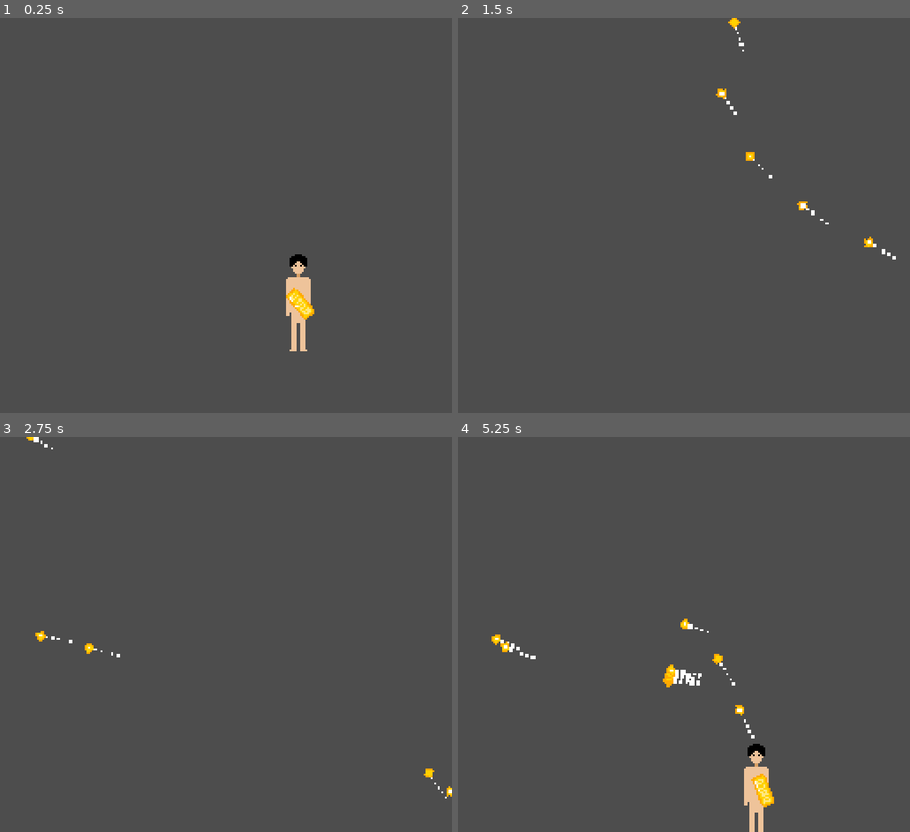
Above: before the commit, frames 1-4 (two rows, left to right).
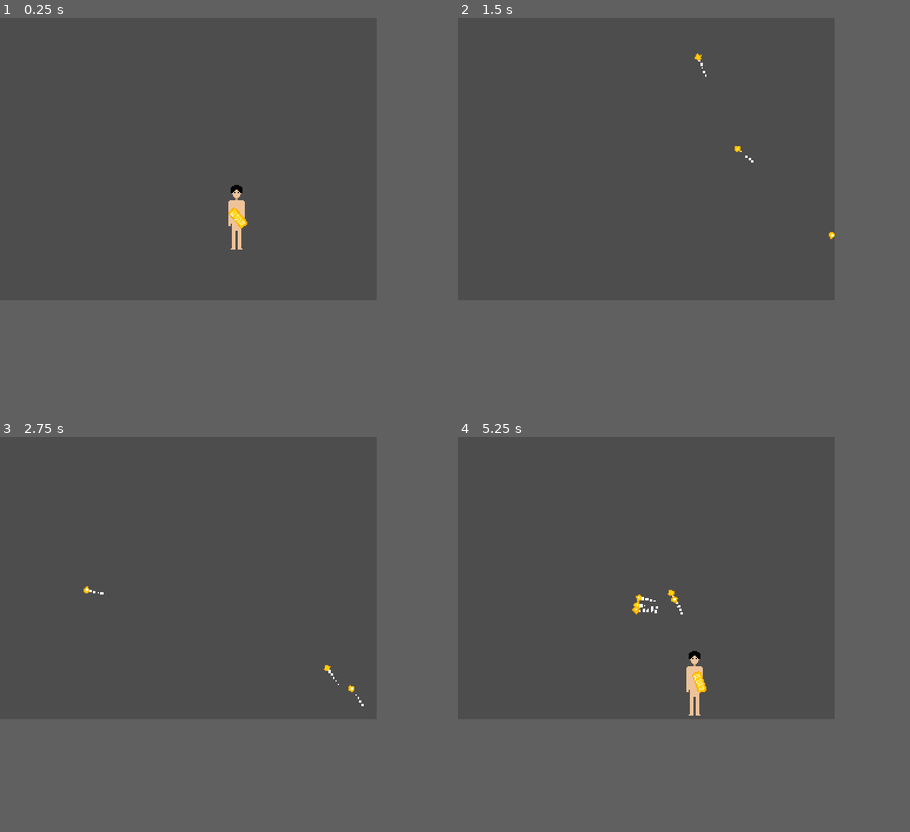
Above: after the commit, the same moments.

Repository: meliyn/fanghuo-rpg
Game: Godot game, scene res://src/maps/main.tscn
Two runs of this game, one before a commit and one after it. Both use one fixed random seed, a clock stepped at 60 frames per second and the inputs below.
Inputs (mouse positions are in pixels of both pictures, inside the frame that each line leads up to):
- Up to frame 1 (0.25 s): no input
- Up to frame 2 (1.5 s): tap Enter at 0.5 s; move the mouse to (783, 195) at 0.52 s; press the mouse at (783, 195) at 0.53 s; hold D (control_right) 0.53-1.28 s; move the mouse to (593, 235) at 1.27 s; release the mouse at (593, 235) at 1.28 s; hold S (control_down) from 1.28 s (still down); click (593, 235) at 1.35 s
- Up to frame 3 (2.75 s): move the mouse to (271, 547) at 2.02 s; release S (control_down) at 2.03 s; press the mouse at (271, 547) at 2.03 s; hold D (control_right) from 2.03 s (still down)
- Up to frame 4 (5.25 s): move the mouse to (661, 713) at 2.77 s; release D (control_right) at 2.78 s; release the mouse at (661, 713) at 2.78 s; hold W (control_up) 2.78-3.53 s; click (661, 713) at 2.85 s; move the mouse to (819, 693) at 3.52 s; press the mouse at (819, 693) at 3.53 s; hold A (control_left) 3.53-5.03 s; move the mouse to (548, 575) at 4.27 s; release the mouse at (548, 575) at 4.28 s; click (548, 575) at 4.35 s; move the mouse to (706, 634) at 5.02 s; press the mouse at (706, 634) at 5.03 s; hold S (control_down) from 5.03 s (still down)
In our replay, the window is 768x672 before the commit and 640x480 after it. These sizes can differ from the game's own. Grey fills any space a smaller window leaves; there, only what the larger window draws over its background counts as a difference.

The runs differ from the first frame. In frame 1, 1.4% of the frame differs, in the area x 50-70%, y 42-85%; in frame 2, 0.4%; in frame 3, 0.3%; in frame 4, 2.0%, in the area x 7-70%, y 38-100%.

Commit message:
Animation and refactor
1. added recoil animation for the gun
2. changed some variable names
3. changed viewport size

Diff:
--- a/project.godot
+++ b/project.godot
@@ -25,9 +25,11 @@
 
 [display]
 
-window/size/viewport_width=256
-window/size/viewport_height=224
-window/size/mode=3
+window/size/viewport_width=320
+window/size/viewport_height=240
+window/size/resizable=false
+window/size/window_width_override=640
+window/size/window_height_override=480
 window/stretch/mode="viewport"
 
 [input]
--- a/src/weapons/golden_gun/golden_gun.gd
+++ b/src/weapons/golden_gun/golden_gun.gd
@@ -4,8 +4,10 @@
 const SPRITE_WIDTH: float = 18
 
 var attackable: bool = true
+var cooldown: float = 0.25
 var timer: float = 0
 
+@onready var animation_player: AnimationPlayer = $AnimationPlayer
 @onready var root: Window = get_tree().get_root()
 
 
@@ -13,7 +15,7 @@
 	super._process(delta)
 	look_at(get_global_mouse_position())
 	timer += delta
-	if timer >= 0.1:
+	if timer >= cooldown:
 		attackable = true
 		timer = 0
 
@@ -26,4 +28,6 @@
 		)
 		bullet_instance.rotation = rotation
 		root.add_child(bullet_instance)
+		animation_player.stop()
+		animation_player.play("recoil")
 		attackable = false
--- a/src/weapons/golden_gun/golden_gun.tscn
+++ b/src/weapons/golden_gun/golden_gun.tscn
@@ -1,10 +1,47 @@
-[gd_scene load_steps=4 format=3 uid="uid://dpd0bskeqm5g7"]
+[gd_scene load_steps=7 format=3 uid="uid://dpd0bskeqm5g7"]
 
 [ext_resource type="Script" path="res://src/weapons/golden_gun/golden_gun.gd" id="1_ondlb"]
 [ext_resource type="Texture2D" uid="uid://dlykf6utyvd2u" path="res://assets/items/golden_bar/golden_bar.png" id="2_66w83"]
 
 [sub_resource type="RectangleShape2D" id="RectangleShape2D_684ed"]
 size = Vector2(18, 8)
+
+[sub_resource type="Animation" id="Animation_qgobv"]
+resource_name = "recoil"
+length = 0.1
+tracks/0/type = "value"
+tracks/0/imported = false
+tracks/0/enabled = true
+tracks/0/path = NodePath("GoldenGun:position")
+tracks/0/interp = 1
+tracks/0/loop_wrap = true
+tracks/0/keys = {
+"times": PackedFloat32Array(0, 0.05, 0.1),
+"transitions": PackedFloat32Array(1, 1, 1),
+"update": 0,
+"values": [Vector2(0, 0), Vector2(-10, 0), Vector2(0, 0)]
+}
+
+[sub_resource type="Animation" id="Animation_6t30w"]
+length = 0.001
+tracks/0/type = "value"
+tracks/0/imported = false
+tracks/0/enabled = true
+tracks/0/path = NodePath("GoldenGun:position")
+tracks/0/interp = 1
+tracks/0/loop_wrap = true
+tracks/0/keys = {
+"times": PackedFloat32Array(0),
+"transitions": PackedFloat32Array(1),
+"update": 0,
+"values": [Vector2(0, 0)]
+}
+
+[sub_resource type="AnimationLibrary" id="AnimationLibrary_ru1v2"]
+_data = {
+"RESET": SubResource("Animation_6t30w"),
+"recoil": SubResource("Animation_qgobv")
+}
 
 [node name="GoldenGun" type="Node2D"]
 script = ExtResource("1_ondlb")
@@ -18,3 +55,8 @@
 [node name="CollisionShape2D" type="CollisionShape2D" parent="GoldenGun/Area2D"]
 position = Vector2(9, 0)
 shape = SubResource("RectangleShape2D_684ed")
+
+[node name="AnimationPlayer" type="AnimationPlayer" parent="."]
+libraries = {
+"": SubResource("AnimationLibrary_ru1v2")
+}
